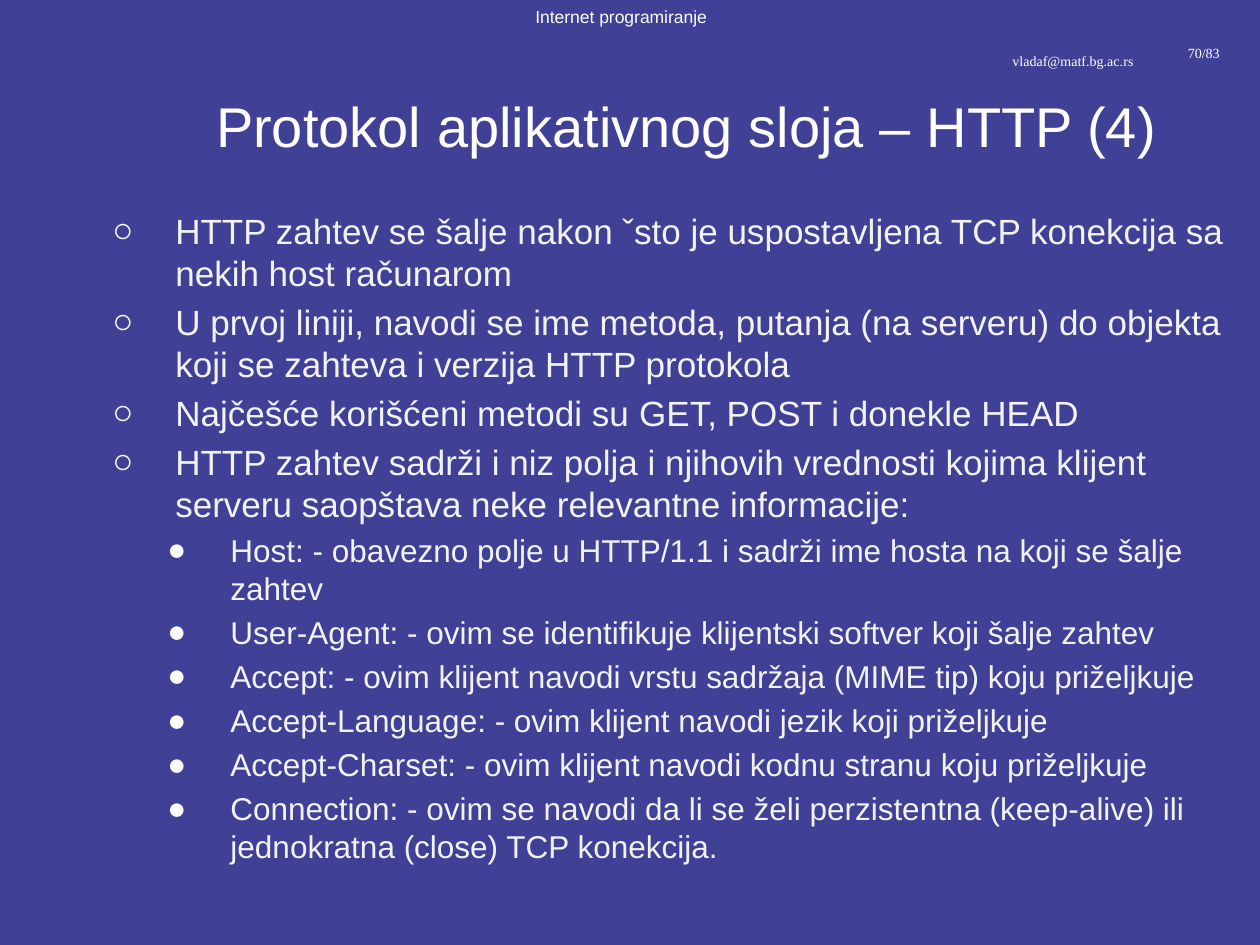
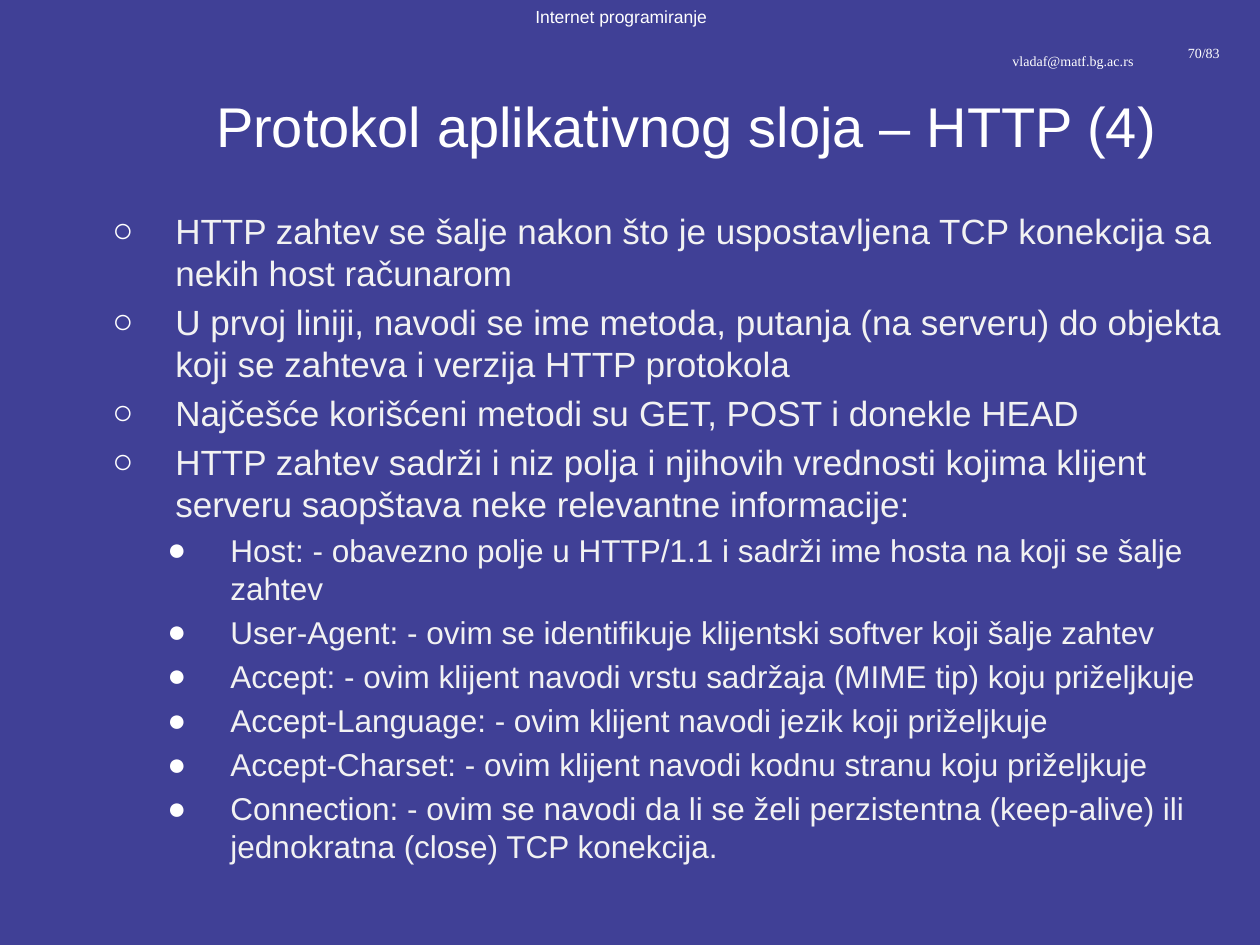
Before and after one commit to pmfbl-ip/IP, a slide deck: slide 70 of predavanja/prezentacije/IP01-02-Uvod u Internet.pptx. Drawn at 1260x945 pixels with LibreOffice and Linux fonts; fonts in the diff are those of the drawing; background and template pictures are left out. Boxes give left, top, right and bottom in pixels: in the first picture for what was removed or moved away, otherwise in the second. Text is boxed around its words. In the diff, an @@ line names an element or a change of style, - is before the commit and + after.

```diff
--- a/predavanja/prezentacije/IP01-02-Uvod u Internet.pptx
+++ b/predavanja/prezentacije/IP01-02-Uvod u Internet.pptx
@@ text at (175,218,1211,287): text changed @@
-  ○ HTTP zahtev se šalje nakon ˇsto je uspostavljena TCP konekcija sa nekih host računarom
+  ○ HTTP zahtev se šalje nakon što je uspostavljena TCP konekcija sa nekih host računarom
```
Also in this commit, not shown: 2 other slides changed, 34 other files.
